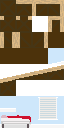
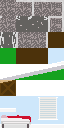
Layers edited between the first and the second 64 x 128 image:
hid "4_Big10 copy" over left=0, top=0, right=64, bottom=96
showed "3_statestreetSheet", painted on it over left=0, top=0, right=64, bottom=96
